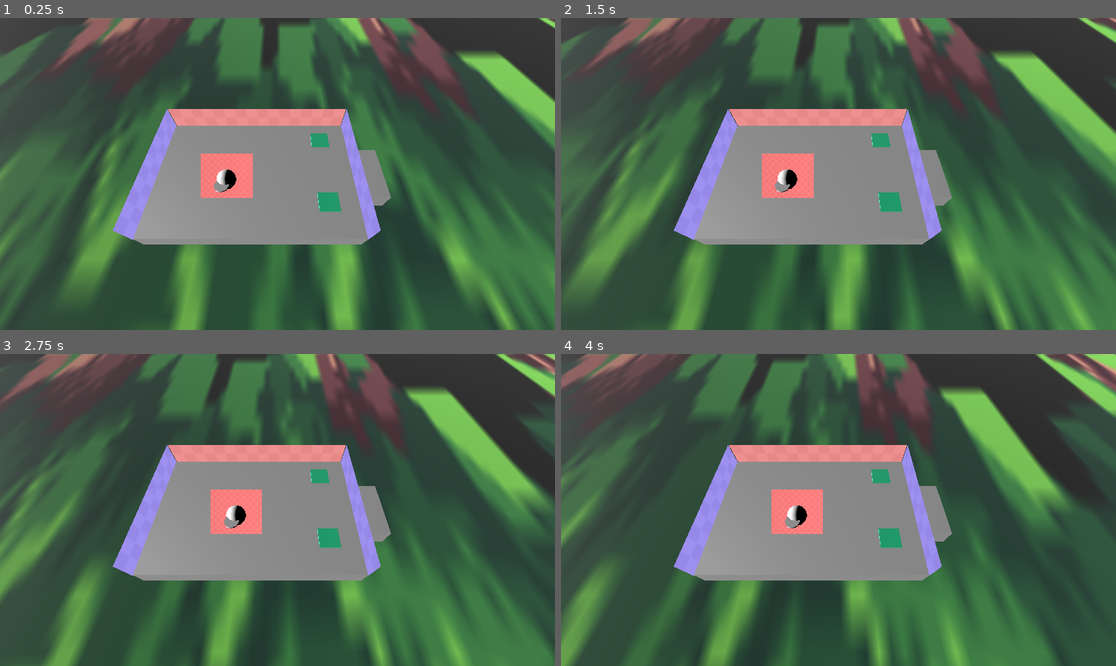
Above: before the commit, frames 1-4 (two rows, left to right).
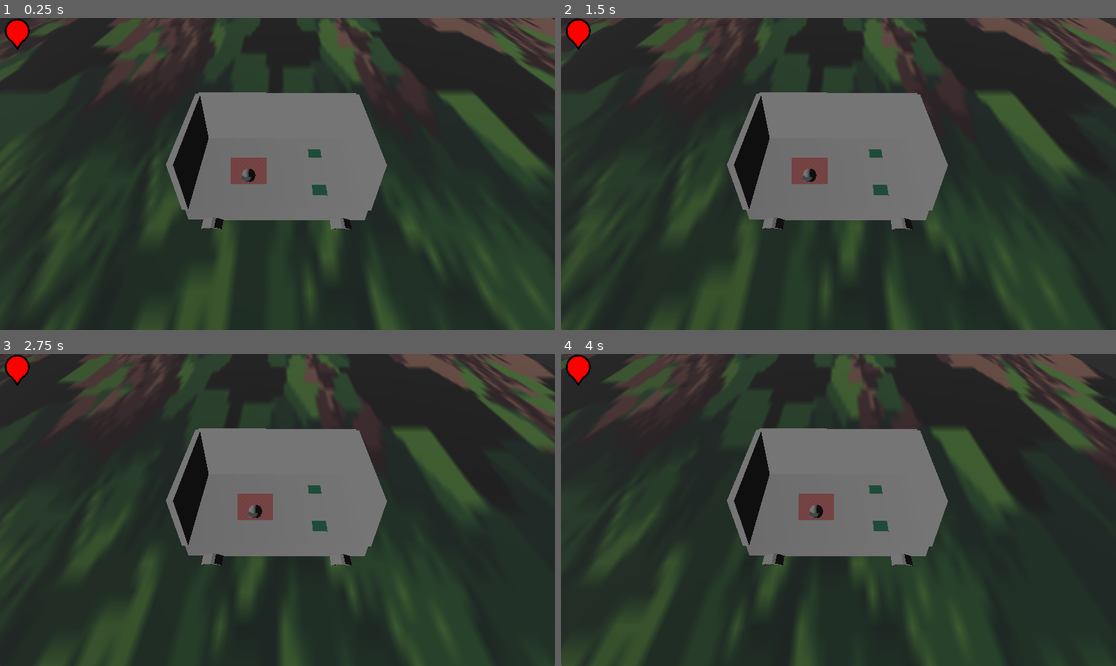
Above: after the commit, the same moments.

Repository: panpan974/vgj-25
Game: Godot game, scene res://scenes/testing_player_controller/testing_player_controller.tscn
The game is run twice, just before and just after one commit, with the same random seed, the same clock (stepped at 60 frames per second) and the same inputs.
Inputs:
- Up to frame 1 (0.25 s): no input
- Up to frame 2 (1.5 s): no input
- Up to frame 3 (2.75 s): no input
- Up to frame 4 (4 s): no input

The runs differ from the first frame. In frame 1, 75% of the frame differs, in the area x 0-100%, y 0-100%; in frame 2, 75%; in frame 3, 73%; in frame 4, 70%.

Commit message:
ending area in progress

Diff:
--- /dev/null
+++ b/scenes/EndingArea/ending_area.gd
@@ -0,0 +1,33 @@
+extends Node
+
+@onready var ui_ending: Control = %UI_Ending
+@onready var target: TextureRect = %Target
+@onready var ending_area_3d: Node3D = get_parent()
+@export var camera_3d: Camera3D
+
+func _ready():
+    ui_ending.visible = false
+
+
+func switch_ending_ui(state:bool):
+    ui_ending.visible = state
+
+
+func _process(delta):
+    if not ending_area_3d or not camera_3d:
+        return
+
+    var ending_pos = ending_area_3d.global_transform.origin
+    var camera_pos = camera_3d.global_transform.origin
+
+    # Direction du joueur vers la zone de fin
+    var dir = (ending_pos - camera_pos).normalized()
+
+    # Direction avant de la caméra (pour calculer l'angle)
+    var cam_forward = -camera_3d.global_transform.basis.z.normalized()
+
+    # Angle entre la direction caméra et la direction objectif (sur le plan XZ)
+    var angle = atan2(dir.x, dir.z) - atan2(cam_forward.x, cam_forward.z)
+
+    # Appliquer la rotation à l'icône (en radians)
+    target.rotation = angle
--- /dev/null
+++ b/scenes/EndingArea/ending_area.tscn
@@ -0,0 +1,76 @@
+[gd_scene load_steps=5 format=3 uid="uid://tnp18527yq6c"]
+
+[ext_resource type="Script" uid="uid://b8klc20mamv8q" path="res://scenes/EndingArea/ending_area.gd" id="1_o71pr"]
+[ext_resource type="Texture2D" uid="uid://dakporhdg1nja" path="res://sprites/UI_Direction.png" id="2_2tkvj"]
+
+[sub_resource type="BoxShape3D" id="BoxShape3D_e6ftq"]
+size = Vector3(5, 1, 7)
+
+[sub_resource type="StandardMaterial3D" id="StandardMaterial3D_o71pr"]
+albedo_color = Color(0, 1, 0, 1)
+
+[node name="EndingArea" type="StaticBody3D"]
+script = ExtResource("1_o71pr")
+
+[node name="CollisionShape3D" type="CollisionShape3D" parent="."]
+shape = SubResource("BoxShape3D_e6ftq")
+
+[node name="CSGBox3D" type="CSGBox3D" parent="CollisionShape3D"]
+material_override = SubResource("StandardMaterial3D_o71pr")
+size = Vector3(5, 1, 7)
+
+[node name="UI" type="CanvasLayer" parent="."]
+
+[node name="UI_Ending" type="Control" parent="UI"]
+unique_name_in_owner = true
+process_mode = 4
+visible = false
+layout_mode = 3
+anchors_preset = 15
+anchor_right = 1.0
+anchor_bottom = 1.0
+grow_horizontal = 2
+grow_vertical = 2
+
+[node name="Panel" type="Panel" parent="UI/UI_Ending"]
+layout_mode = 1
+anchors_preset = 15
+anchor_right = 1.0
+anchor_bottom = 1.0
+grow_horizontal = 2
+grow_vertical = 2
+
+[node name="Label" type="Label" parent="UI/UI_Ending/Panel"]
+layout_mode = 1
+anchors_preset = 8
+anchor_left = 0.5
+anchor_top = 0.5
+anchor_right = 0.5
+anchor_bottom = 0.5
+offset_left = -20.0
+offset_top = -11.5
+offset_right = 20.0
+offset_bottom = 11.5
+grow_horizontal = 2
+grow_vertical = 2
+text = "Tutut
+T'as gagné
+...
+FILS DE PUTE!"
+
+[node name="Panel" type="Panel" parent="UI"]
+anchors_preset = 15
+anchor_right = 1.0
+anchor_bottom = 1.0
+grow_horizontal = 2
+grow_vertical = 2
+
+[node name="Target" type="TextureRect" parent="UI/Panel"]
+unique_name_in_owner = true
+layout_mode = 0
+offset_right = 72.0
+offset_bottom = 72.0
+pivot_offset = Vector2(36, 32)
+texture = ExtResource("2_2tkvj")
+expand_mode = 1
+stretch_mode = 4
--- a/scenes/car/car.tscn
+++ b/scenes/car/car.tscn
@@ -1,9 +1,10 @@
-[gd_scene load_steps=7 format=3 uid="uid://o5yjnavsmw2y"]
+[gd_scene load_steps=8 format=3 uid="uid://o5yjnavsmw2y"]
 
 [ext_resource type="Script" uid="uid://dluos0mpkxtsg" path="res://scenes/car/car.gd" id="1_yr3gr"]
 [ext_resource type="Texture2D" uid="uid://bf4jtqfwq4wuv" path="res://sprites/fond_car.png" id="2_yhfra"]
 [ext_resource type="Texture2D" uid="uid://f0h12yvpj03t" path="res://sprites/left_car.png" id="3_rytg7"]
 [ext_resource type="PackedScene" uid="uid://dxkx67y5wad5u" path="res://scenes/Button_direction/button_direction.tscn" id="4_x7uf8"]
+[ext_resource type="PackedScene" uid="uid://cfbt7iiu1cx3f" path="res://models/Tuture.fbx" id="5_tcn38"]
 
 [sub_resource type="BoxShape3D" id="BoxShape3D_evld0"]
 size = Vector3(9, 1, 7)
@@ -35,15 +36,18 @@
 
 [node name="fond_car" type="Sprite3D" parent="Node3D"]
 transform = Transform3D(-4.371139e-08, 0, 0.99999994, 0, 0.99999994, 0, -1, 0, -4.3711385e-08, -4.2462063, 1.1596814, -1.3308082)
+visible = false
 texture = ExtResource("2_yhfra")
 
 [node name="left_car" type="Sprite3D" parent="Node3D"]
 transform = Transform3D(1, 0, 0, 0, 0.99999994, 0, 0, 0, 0.99999994, -0.71579516, 1.1654965, 3.8174245)
+visible = false
 no_depth_test = true
 texture = ExtResource("3_rytg7")
 
 [node name="right_car" type="Sprite3D" parent="Node3D"]
 transform = Transform3D(1, 0, 0, 0, 0.99999994, 0, 0, 0, 0.99999994, -0.7171684, 1.1654965, -6.477337)
+visible = false
 texture = ExtResource("3_rytg7")
 
 [node name="ButtonDirection_RotTop" parent="Node3D" instance=ExtResource("4_x7uf8")]
@@ -56,4 +60,8 @@
 currentCarAction = 1
 
 [node name="Camera3D" type="Camera3D" parent="Node3D"]
-transform = Transform3D(-4.371139e-08, -0.8377187, 0.5461019, 0, 0.5461019, 0.8377187, -1, 3.661785e-08, -2.3870873e-08, 5.245, 9.529, -2.511)
+transform = Transform3D(-0.004374057, -0.6940775, 0.719887, 0, 0.71989393, 0.69408417, -0.99999046, 0.0030359635, -0.003148857, 14.96941, 15.577738, -2.1199627)
+fov = 56.1
+
+[node name="Tuture" parent="Node3D" instance=ExtResource("5_tcn38")]
+transform = Transform3D(1, 0, 0, 0, 1, 0, 0, 0, 1, -1.1925073, -0.45013428, -2)
--- a/scenes/world/world.tscn
+++ b/scenes/world/world.tscn
@@ -1,7 +1,8 @@
-[gd_scene load_steps=4 format=3 uid="uid://dqvfo3fhaekdc"]
+[gd_scene load_steps=5 format=3 uid="uid://dqvfo3fhaekdc"]
 
 [ext_resource type="Texture2D" uid="uid://brl1d3pb0lgse" path="res://sprites/48x48 trees.png" id="1_sl2e5"]
 [ext_resource type="PackedScene" uid="uid://1iv30qlai01d" path="res://scenes/Tree_obstacle/treeObstacle.tscn" id="2_1fp7r"]
+[ext_resource type="PackedScene" uid="uid://tnp18527yq6c" path="res://scenes/EndingArea/ending_area.tscn" id="3_1fp7r"]
 
 [sub_resource type="StandardMaterial3D" id="StandardMaterial3D_lmu1h"]
 albedo_texture = ExtResource("1_sl2e5")
@@ -16,3 +17,6 @@
 process_mode = 4
 transform = Transform3D(1, 0, 0, 0, 1, 0, 0, 0, 1, -4.5, 1, -7)
 visible = false
+
+[node name="EndingArea" parent="." instance=ExtResource("3_1fp7r")]
+transform = Transform3D(1, 0, 0, 0, 1, 0, 0, 0, 1, 0, 0.4, -41)
Binary file added: models/Tuture.fbx
Not shown, added: models/Tuture.fbx.import
Not shown, added: scenes/EndingArea/ending_area.gd.uid
Binary file added: sprites/UI_Direction.png
Not shown, added: sprites/UI_Direction.png.import
